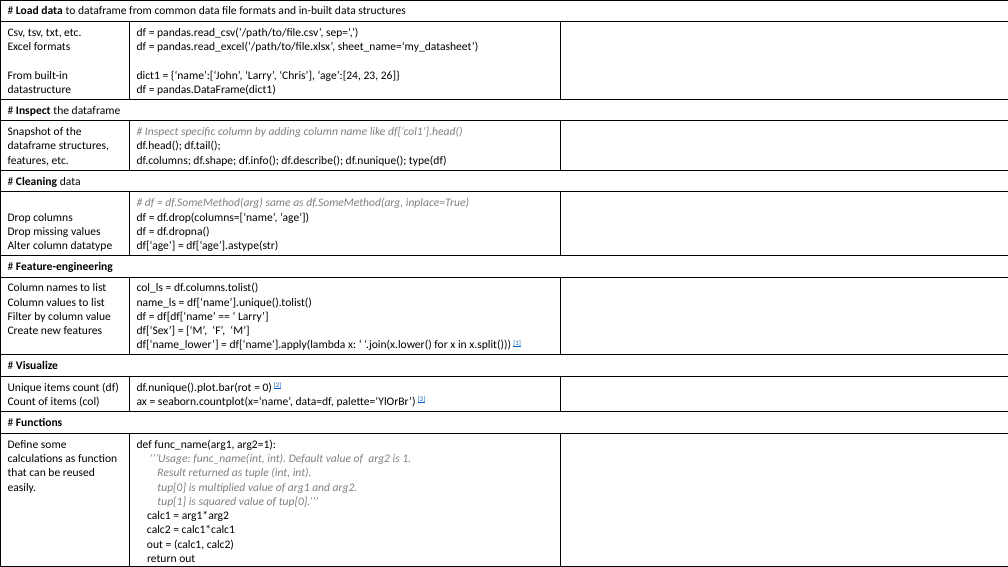
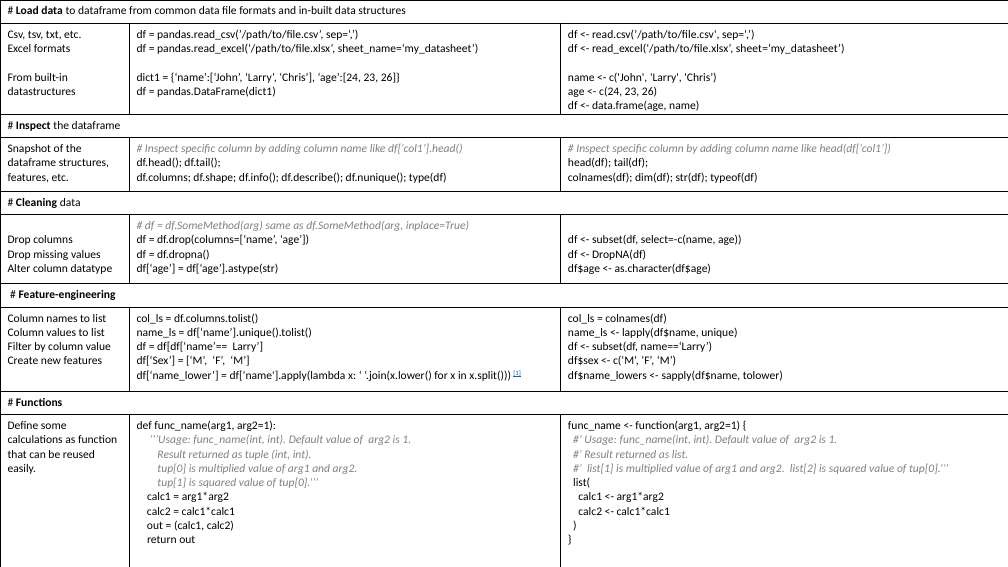
Before and after one commit to Lhogeshwaran/python-r_cheatsheet, a slide deck: slide 2 of Python-R_DataScience_cheat_sheet.pptx. Drawn at 1008x567 pixels with LibreOffice and Linux fonts; fonts in the diff are those of the drawing. Boxes give left, top, right and bottom in pixels: in the first picture for what was removed or moved away, otherwise in the second. Text is boxed around its words. In the diff, an @@ line names an element or a change of style, - is before the commit and + after.

```diff
--- a/Python-R_DataScience_cheat_sheet.pptx
+++ b/Python-R_DataScience_cheat_sheet.pptx
@@ table at bbox=[0, 0, 1008, 567] @@
-row 2, column 1: Csv, tsv, txt, etc. / Excel formats / From built-in datastructure
+row 2, column 1: Csv, tsv, txt, etc. / Excel formats / From built-in datastructures
-row 2, column 3: 
+row 2, column 3: df <- read.csv(’/path/to/file.csv', sep=‘,’) / df <- read_excel(‘/path/to/file.xlsx’, sheet=‘my_datasheet’) / name <- c('John', 'Larry', 'Chris’) / age <- c(24, 23, 26) / df <- data.frame(age, name)
-row 4, column 3: 
+row 4, column 3: # Inspect specific column by adding column name like head(df[‘col1’]) / head(df); tail(df); / colnames(df); dim(df); str(df); typeof(df)
-row 6, column 3: 
+row 6, column 3: df <- subset(df, select=-c(name, age)) / df <- DropNA(df) / df$age <- as.character(df$age)
-row 8: Column names to list / Column values to list / Filter by column value / Create new features | col_ls = df.columns.tolist() / name_ls = df[‘name’].unique().tolist() / df = df[df[‘name’ == ‘ Larry’] / df[‘Sex’] = [‘M’, ‘F’, ‘M’] / df[‘name_lower’] = df[‘name'].apply(lambda x: ‘ ‘.join(x.lower() for x in x.split())) [1] | 
-row 9: # Visualize |  | 
-row 10: Unique items count (df) / Count of items (col) | df.nunique().plot.bar(rot = 0) [2] / ax = seaborn.countplot(x=‘name’, data=df, palette=‘YlOrBr’) [3] | 
+row 8: Column names to list / Column values to list / Filter by column value / Create new features | col_ls = df.columns.tolist() / name_ls = df[‘name’].unique().tolist() / df = df[df[‘name’== Larry’] / df[‘Sex’] = [‘M’, ‘F’, ‘M’] / df[‘name_lower’] = df[‘name'].apply(lambda x: ‘ ‘.join(x.lower() for x in x.split())) [1] | col_ls = colnames(df) / name_ls <- lapply(df$name, unique) / df <- subset(df, name==‘Larry’) / df$sex <- c(‘M’, ’F’, ‘M’) / df$name_lowers <- sapply(df$name, tolower)
-row 10, column 3: 
+row 10, column 3: func_name <- function(arg1, arg2=1) { / #’ Usage: func_name(int, int). Default value of arg2 is 1. / #’ Result returned as list. / #’ list[1] is multiplied value of arg1 and arg2. list[2] is squared value of tup[0].’’’ / list( / calc1 <- arg1*arg2 / calc2 <- calc1*calc1 / ) / }
```
Also in this commit, not shown: 3 other slides changed.
